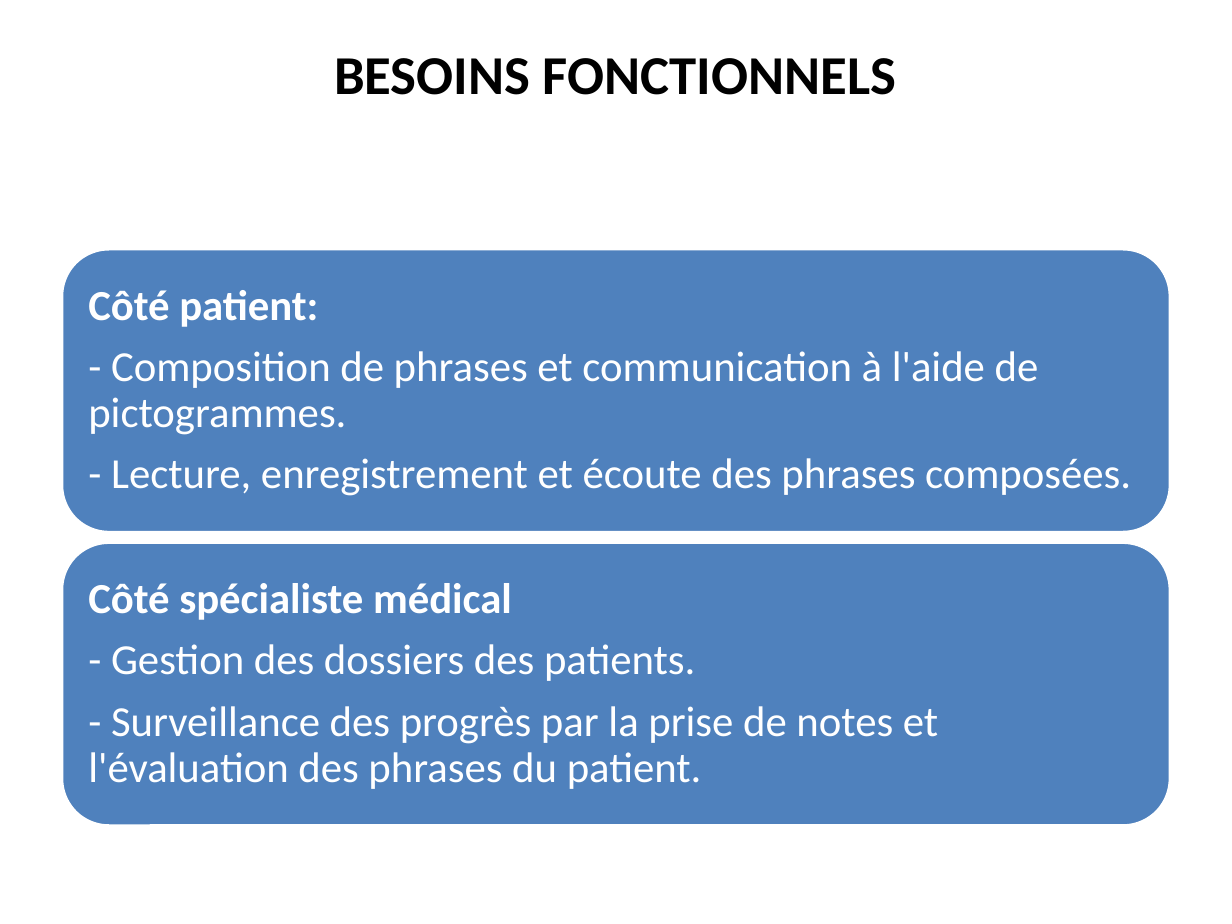
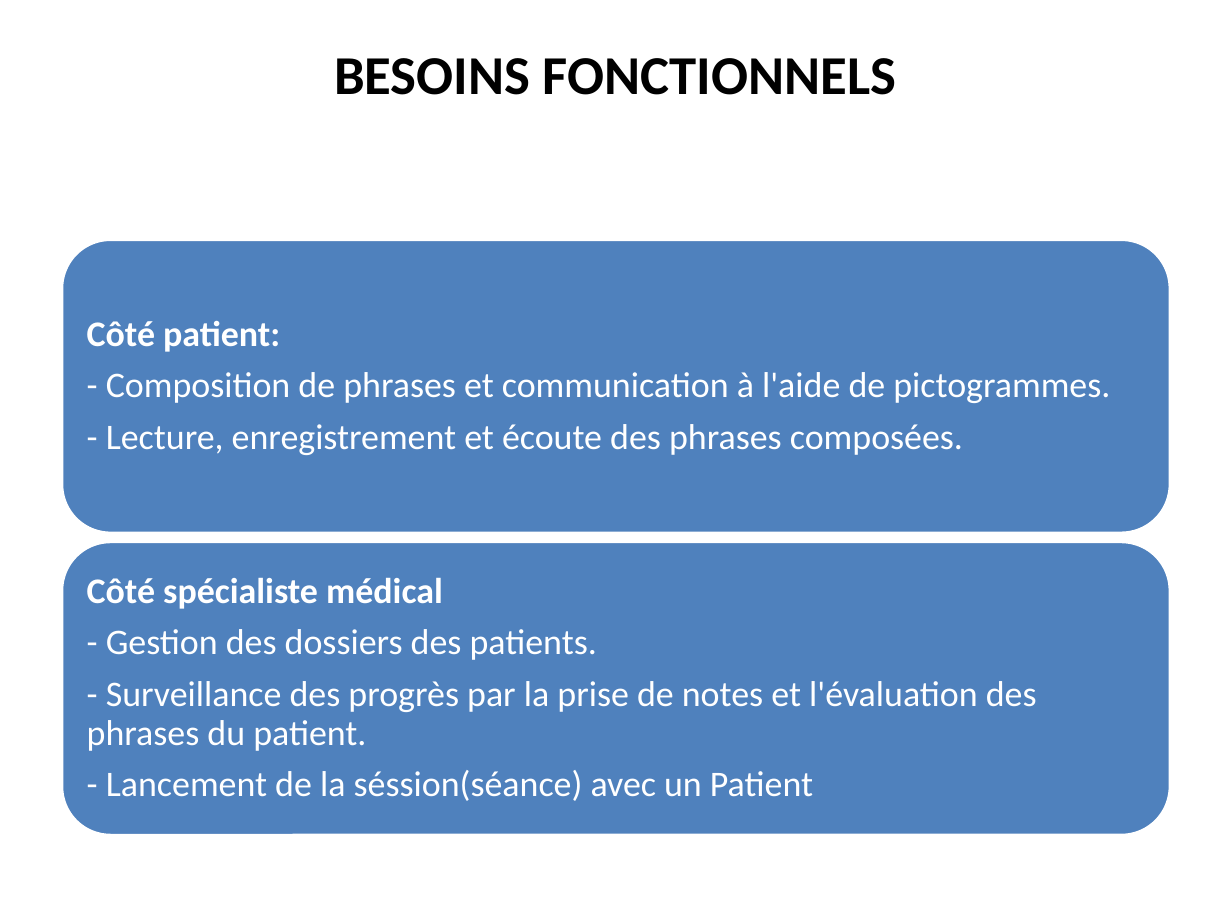
Before and after one commit to ShilkovKonst/pictopicto-client, a slide deck: slide 4 of dossier/PROJET picto.pptx. Drawn at 1232x924 pixels with LibreOffice and Linux fonts; fonts in the diff are those of the drawing. Boxes give left, top, right and bottom in pixels: in the first picture for what was removed or moved away, otherwise in the second. Text is boxed around its words. In the diff, an @@ line names an element or a change of style, - is before the commit and + after.

```diff
--- a/dossier/PROJET picto.pptx
+++ b/dossier/PROJET picto.pptx
@@ rounded rectangle: place and size @@
-rounded rectangle at [62, 249, 1170, 532]
+rounded rectangle at [62, 239, 1170, 533]
@@ text "Côté patient:": place and size @@
-text "Côté patient:" at [88, 290, 1131, 496]
+text "Côté patient:" at [87, 321, 1110, 455]
@@ text "Côté patient:" at [87, 321, 1110, 455]: size 25 to 21 pt; less space between paragraphs @@
@@ rounded rectangle: place and size @@
-rounded rectangle at [62, 542, 1170, 825]
+rounded rectangle at [62, 542, 1170, 837]
@@ text at [87, 578, 1037, 751]: size 25 to 21 pt in "Côté spécialiste médical", "- Gestion des dossiers des patients.", "- Surveillance des progrès par la prise ..."; less space between paragraphs @@
@@ text at [106, 770, 813, 801]: paragraph added @@
+- Lancement de la séssion(séance) avec un Patient
```
Also in this commit, not shown: 9 other slides changed, 9 slides added, 2 slides removed, 2 other files.
